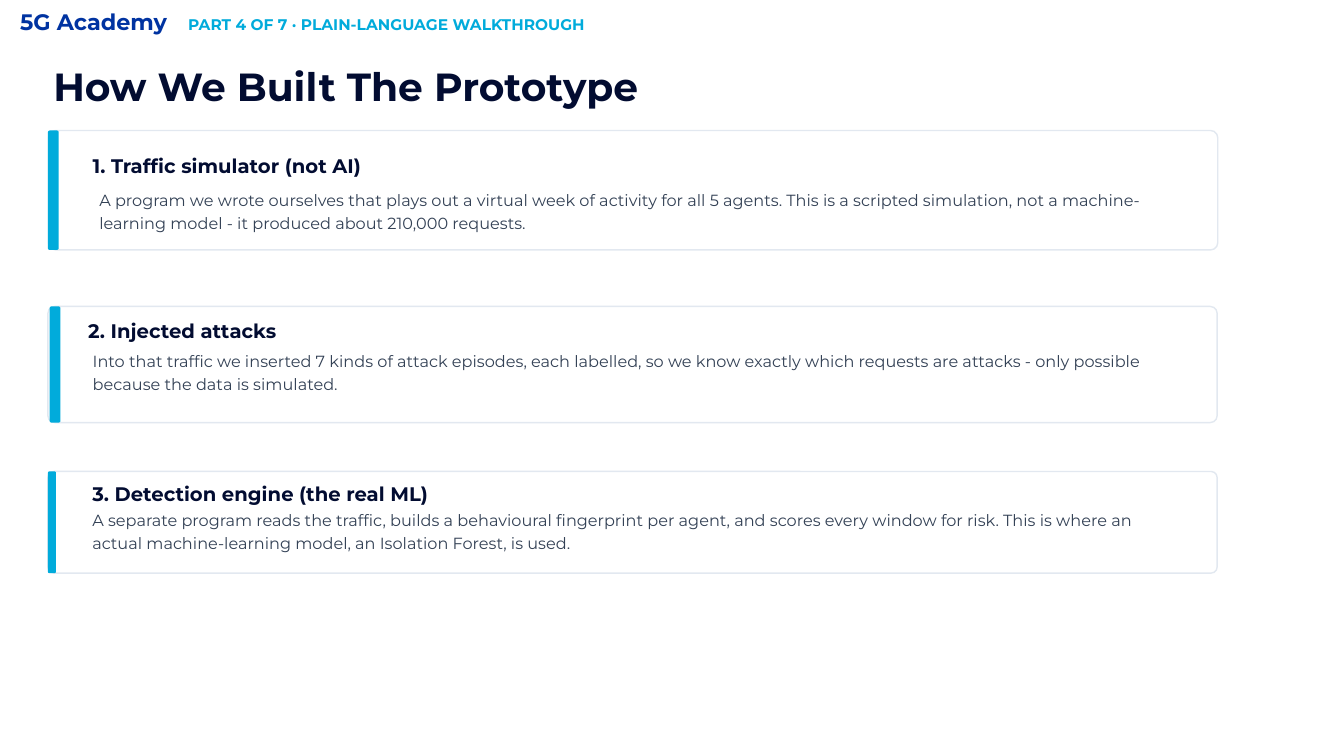
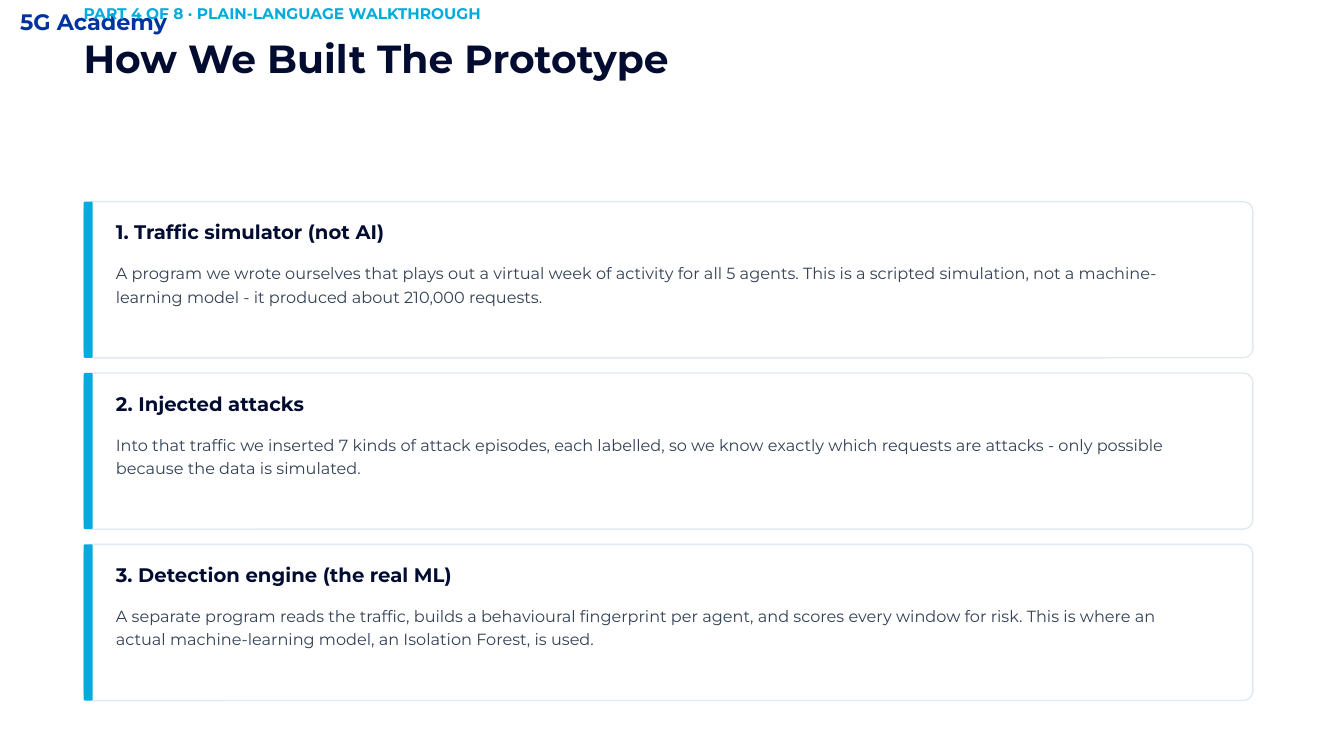
Before and after one commit to fauzan111/AEGIS, a slide deck: slide 6 of slides/AEGIS_Gate1_Official.pptx. Drawn at 1344x756 pixels with LibreOffice and Linux fonts; fonts in the diff are those of the drawing; background and template pictures are left out. Boxes give left, top, right and bottom in pixels: in the first picture for what was removed or moved away, otherwise in the second. Text is boxed around its words. In the diff, an @@ line names an element or a change of style, - is before the commit and + after.

```diff
--- a/slides/AEGIS_Gate1_Official.pptx
+++ b/slides/AEGIS_Gate1_Official.pptx
@@ text "How We Built The Prototype": place and size @@
-text "How We Built The Prototype" at <box>53,70,638,109</box>
+text "How We Built The Prototype" at <box>84,42,668,81</box>
@@ text at <box>84,4,481,23</box>: text changed @@
-PART 4 OF 7 · PLAIN-LANGUAGE WALKTHROUGH
+PART 4 OF 8 · PLAIN-LANGUAGE WALKTHROUGH
@@ rounded rectangle: place and size @@
-rounded rectangle at <box>48,130,1218,250</box>
+rounded rectangle at <box>84,202,1253,358</box>
@@ rounded rectangle: place and size @@
-rounded rectangle at <box>48,130,59,250</box>
+rounded rectangle at <box>84,202,93,358</box>
@@ text "1. Traffic simulator (not AI)": place and size @@
-text "1. Traffic simulator (not AI)" at <box>93,157,360,177</box>
+text "1. Traffic simulator (not AI)" at <box>116,223,384,243</box>
@@ text "A program we wrote ourselves ...": place and size @@
-text "A program we wrote ourselves ..." at <box>99,194,1140,232</box>
+text "A program we wrote ourselves ..." at <box>116,267,1157,306</box>
@@ rounded rectangle: place and size @@
-rounded rectangle at <box>48,307,1218,422</box>
+rounded rectangle at <box>84,373,1253,529</box>
@@ rounded rectangle: place and size @@
-rounded rectangle at <box>49,307,60,422</box>
+rounded rectangle at <box>84,373,93,529</box>
@@ text "2. Injected attacks": place and size @@
-text "2. Injected attacks" at <box>88,322,277,342</box>
+text "2. Injected attacks" at <box>116,395,304,415</box>
@@ text "Into that traffic we inserted ...": place and size @@
-text "Into that traffic we inserted ..." at <box>93,355,1140,390</box>
+text "Into that traffic we inserted ..." at <box>116,439,1163,474</box>
@@ rounded rectangle: place and size @@
-rounded rectangle at <box>48,472,1218,574</box>
+rounded rectangle at <box>84,544,1253,701</box>
@@ rounded rectangle: place and size @@
-rounded rectangle at <box>48,472,56,574</box>
+rounded rectangle at <box>84,544,93,701</box>
@@ text "3. Detection engine (the real ...": place and size @@
-text "3. Detection engine (the real ..." at <box>92,485,428,505</box>
+text "3. Detection engine (the real ..." at <box>116,566,452,586</box>
@@ text "A separate program reads the ...": place and size @@
-text "A separate program reads the ..." at <box>92,514,1131,552</box>
+text "A separate program reads the ..." at <box>116,610,1155,648</box>
```
Also in this commit, not shown: 13 other slides changed, 1 slide added, 3 other files.
